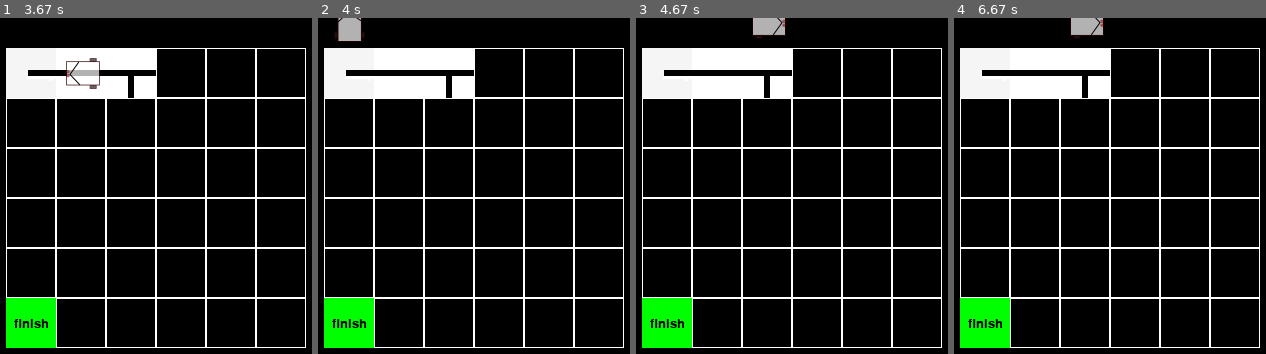
Above: before the commit, frames 1-4 (left to right).
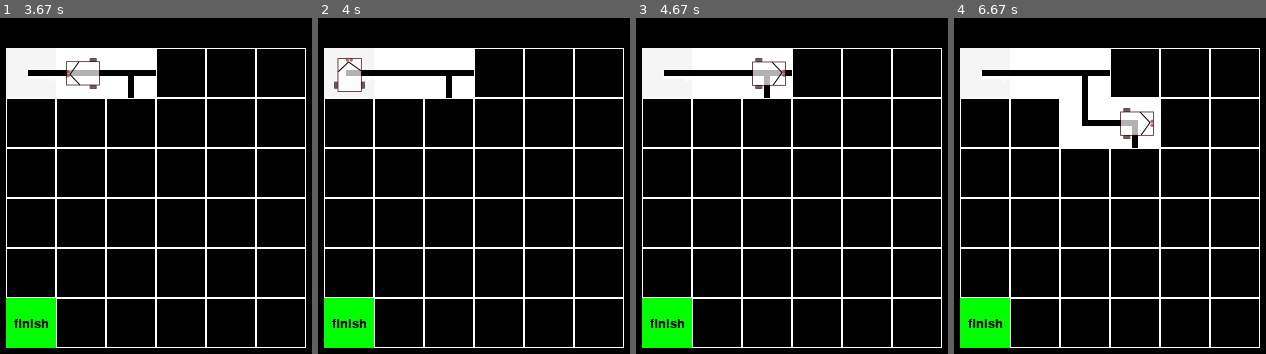
Above: after the commit, the same moments.

Repository: sonya-zero/Project_PyGame
Game: pygame game, started from main.py
The game is run twice, just before and just after one commit, with the same random seed, the same clock (stepped at 60 frames per second) and the same inputs.
Inputs:
- Up to frame 1 (3.67 s): tap Space at 0.33, 0.67, 3.47 s; hold Up 1.5-1.97 s; hold Right 2-2.47 s; hold Left 2.5-3.03 s; hold Down 3.07-3.37 s; hold Left from 3.4 s (still down)
- Up to frame 2 (4 s): tap Space at 3.77, 3.9 s; release Left at 3.8 s; hold Up from 3.83 s (still down)
- Up to frame 3 (4.67 s): release Up at 4.2 s; hold Right from 4.23 s (still down); tap Space at 4.3, 4.6 s
- Up to frame 4 (6.67 s): release Right at 4.87 s; hold Down 4.9-5.27 s; tap Space at 4.97, 5.37, 5.67, 5.87, 6.17, 6.37 s; hold Left 5.3-5.77 s; hold Right 5.8-6.27 s; hold Up 6.3-6.6 s; hold Right from 6.63 s (still down)

Frame 1 is identical in both runs. In frame 2, 0.9% of the frame differs, in the area x 5-16%, y 0-23%; in frame 3, 1.1%; in frame 4, 4.6%, in the area x 34-66%, y 0-39%.

Commit message:
Update main.py

Diff:
--- a/main.py
+++ b/main.py
@@ -95,6 +95,22 @@
         self.rect.x = 40
         self.rect.y = 40
         self.angle = 0
+        self.start = None
+
+    def check(self):
+
+        x_cell, y_cell = (self.rect.x - var.left) // var.cell_size, (self.rect.y - var.top) // var.cell_size
+        cell = var.board[y_cell][x_cell][1::] + [var.board[y_cell][x_cell][0]]
+        #print(cell)
+        #cell2 = cell.insert(0, cell.pop())
+        #print(var.board[y_cell][x_cell])
+        print(cell, self.angle, cell[(self.angle) // 90])
+        if cell[(self.angle) // 90]:
+            print('right')
+            return True
+        else:
+            print('end')
+            return False
 
     def update(self, side):
         if side == "down":
@@ -110,7 +126,12 @@
             self.image = load_image("robot0.png")
             self.angle = 0
         elif side == "ff":
+            print(self.rect.x, self.rect.y)
+            #if self.check():
             self.rect.move(self.rect.x, self.rect.y)
+            '''else:
+                return'''
+
 
     def cor(self):
         self.rect.x += 50 * cos(radians(self.angle))
@@ -140,8 +161,9 @@
                 elif event.key == pygame.K_RIGHT:
                     all_sprites.update("right")
                 elif event.key == pygame.K_SPACE:
-                    board.get_click(robot.cor())
-                    all_sprites.update("ff")
+                    if robot.check():
+                        all_sprites.update("ff")
+                        board.get_click(robot.cor())
         screen.fill("black")
         board.render(screen)
         all_sprites.draw(screen)
